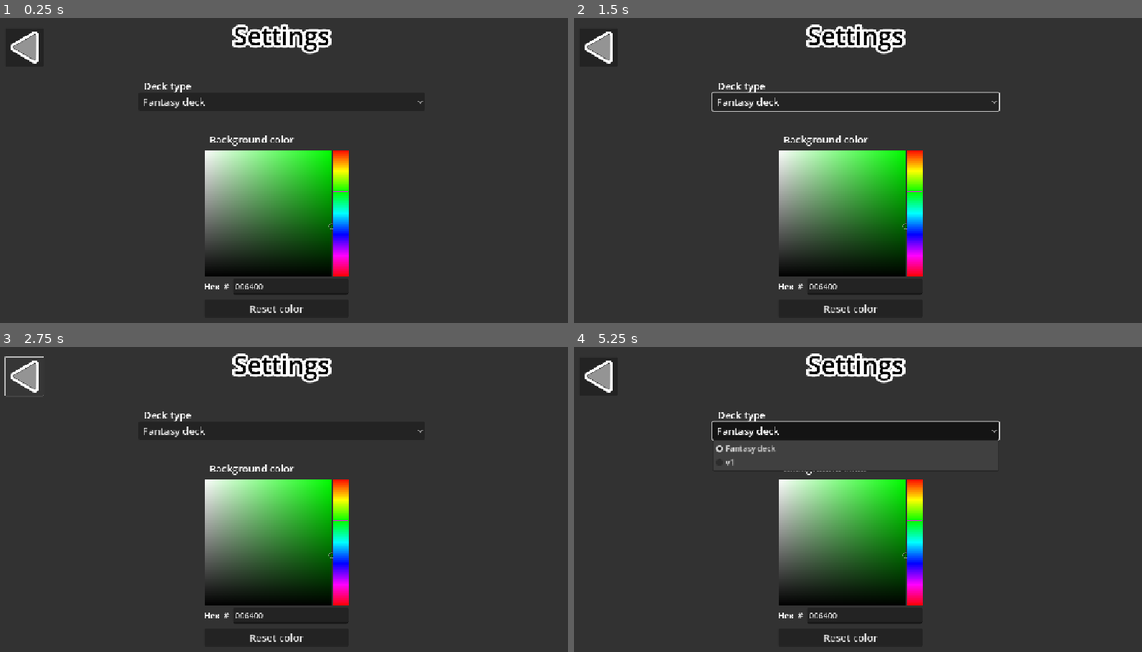
Above: before the commit, frames 1-4 (two rows, left to right).
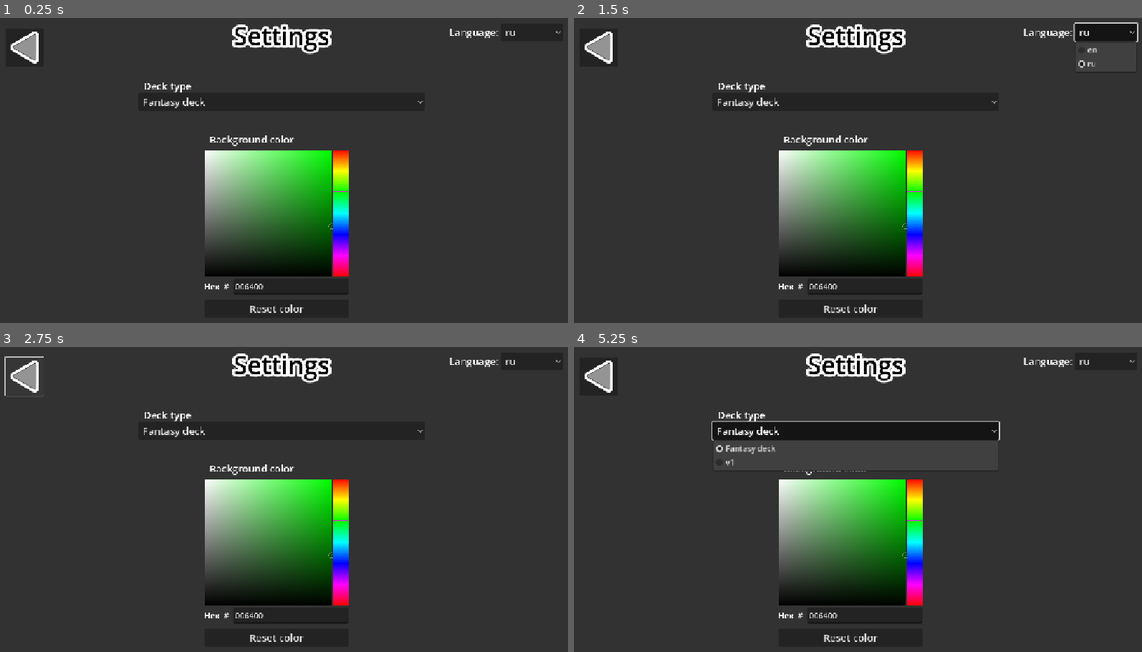
Above: after the commit, the same moments.

Repository: Yulya-S/Playing-the-fool
Game: Godot game, scene res://scenes/pages/settings.tscn
The game is run twice, just before and just after one commit, with the same random seed, the same clock (stepped at 60 frames per second) and the same inputs. This scene is started directly instead of the project's main scene.
Inputs (mouse positions are in pixels of both pictures, inside the frame that each line leads up to):
- Up to frame 1 (0.25 s): no input
- Up to frame 2 (1.5 s): click "Fantasy deck" at 0.5 s; click (1107, 33) at 1.25 s, where only the run after the commit has a clickable "ru"
- Up to frame 3 (2.75 s): click (22, 377) at 2 s
- Up to frame 4 (5.25 s): click "Fantasy deck" at 2.75 s; click (1107, 362) at 3.5 s, where only the run after the commit has a clickable "ru"; click (596, 377) at 4.25 s; click "Fantasy deck" at 5 s

The runs differ from the first frame. In frame 1, 0.1% of the frame differs, in the area x 79-99%, y 3-7%; in frame 2, 1.2%, in the area x 24-100%, y 1-31%; in frame 3, 0.1%; in frame 4, 0.1%.
Error in both runs: Invalid call. Nonexistent function 'close_window' in base 'Nil'. (res://scripts/fragments/window.gd:5)

Commit message:
Translation selection button

Diff:
--- a/playing-the-fool/data/lang/language.csv
+++ b/playing-the-fool/data/lang/language.csv
@@ -6,9 +6,10 @@
 _COUNT	Number of cards	Количество карт
 __USER0	Player	Игрок
 __USER1	Computer	Компьютер
-_DETERMINE	We determine the order of the moves 	Определяем порядок хода
+_DETERMINE	We determine the order of the moves	Определяем порядок хода
 _FIRST	Goes first	Первым ходит
 _SETTINGS	Settings	Настройки
+_LANGUAGE	Language:	Язык:
 _BACKGROUND	Background color	Цвет фона
 _RESET	Reset color	Сбросить цвет
 _DECK_TYPE	Deck type	Тип колоды
--- a/playing-the-fool/scenes/pages/settings.tscn
+++ b/playing-the-fool/scenes/pages/settings.tscn
@@ -30,7 +30,27 @@
 vertical_alignment = 1
 text_overrun_behavior = 3
 
-[node name="OptionButton" type="OptionButton" parent="."]
+[node name="Language" type="OptionButton" parent="."]
+layout_mode = 0
+offset_left = 1016.0
+offset_top = 10.0
+offset_right = 1142.0
+offset_bottom = 46.0
+theme_override_font_sizes/font_size = 20
+text_overrun_behavior = 3
+
+[node name="Label" type="Label" parent="Language"]
+layout_mode = 0
+offset_left = -152.0
+offset_right = -5.0
+offset_bottom = 36.0
+theme_override_font_sizes/font_size = 20
+text = "_LANGUAGE"
+horizontal_alignment = 2
+vertical_alignment = 1
+text_overrun_behavior = 3
+
+[node name="DeckType" type="OptionButton" parent="."]
 layout_mode = 0
 offset_left = 288.0
 offset_top = 150.0
@@ -45,7 +65,7 @@
 popup/item_1/text = "__DECK1"
 popup/item_1/id = 1
 
-[node name="Label" type="Label" parent="OptionButton"]
+[node name="Label" type="Label" parent="DeckType"]
 layout_mode = 0
 offset_left = 10.0
 offset_top = -28.0
@@ -54,7 +74,7 @@
 text = "_DECK_TYPE"
 text_overrun_behavior = 3
 
-[node name="Label2" type="Label" parent="."]
+[node name="ColorLabel" type="Label" parent="."]
 layout_mode = 2
 offset_left = 430.0
 offset_top = 230.0
@@ -95,7 +115,8 @@
 scale = Vector2(0.6, 0.6)
 icon = ExtResource("2_fnqb4")
 
-[connection signal="item_selected" from="OptionButton" to="." method="_on_option_button_item_selected"]
+[connection signal="item_selected" from="Language" to="." method="_on_language_item_selected"]
+[connection signal="item_selected" from="DeckType" to="." method="_on_deck_type_item_selected"]
 [connection signal="color_changed" from="ColorPicker" to="." method="_on_color_picker_color_changed"]
 [connection signal="button_down" from="ResetColor" to="." method="_on_reset_color_button_down"]
 [connection signal="button_down" from="Button" to="." method="_on_window_button_down"]
--- a/playing-the-fool/scripts/Global.gd
+++ b/playing-the-fool/scripts/Global.gd
@@ -36,7 +36,7 @@
 	if FileAccess.file_exists(conf_file_path):
 		var new: Dictionary = read_file(conf_file_path)
 		if new.keys() == config.keys():
-			Global.config = new
+			config = new
 			return
 	save_config()
 
@@ -50,7 +50,7 @@
 	_store_json(stats_file_path, data)
 
 # Пустой словарь конфигурации
-func _empty_conf() -> Dictionary: return {"background_color": Color.DARK_GREEN.to_html(), "card_pack": 0}
+func _empty_conf() -> Dictionary: return {"background_color": Color.DARK_GREEN.to_html(), "card_pack": 0, "lang": "ru"}
 
 # Очистка данных пользователя
 func clear_config() -> void:
--- a/playing-the-fool/scripts/main.gd
+++ b/playing-the-fool/scripts/main.gd
@@ -13,6 +13,7 @@
 	if not DirAccess.dir_exists_absolute(Global.user_path): DirAccess.make_dir_absolute(Global.user_path)
 	if not FileAccess.file_exists(Global.stats_file_path): Global.store_json(Global.stats_file_path, [])
 	Global.create_config()
+	TranslationServer.set_locale(Global.config.lang)
 
 # Таймер для анимации
 func _on_timer_timeout() -> void:
--- a/playing-the-fool/scripts/pages/settings.gd
+++ b/playing-the-fool/scripts/pages/settings.gd
@@ -1,12 +1,23 @@
 extends GameWindow
+@onready var Language = $Language
 
 # Применение цвета
 func _ready() -> void:
+	for i in DirAccess.get_files_at("res://data/lang/"):
+		if "csv" not in i:
+			Language.add_item(i.split(".")[1])
+			if i.split(".")[1] == Global.config.lang: Language.selected = Language.item_count - 1
 	$ColorPicker.color = Color("#"+Global.config.background_color)
-	$OptionButton.selected = Global.config.card_pack
+	$DeckType.selected = Global.config.card_pack
+
+# Изменение языка
+func _on_language_item_selected(index: int) -> void:
+	TranslationServer.set_locale(Language.get_item_text(index))
+	Global.config.lang = Language.get_item_text(index)
+	Global.save_config()
 
 # Изменение карточного пака
-func _on_option_button_item_selected(index: int) -> void:
+func _on_deck_type_item_selected(index: int) -> void:
 	Global.config.card_pack = index
 	Global.save_config()
 
